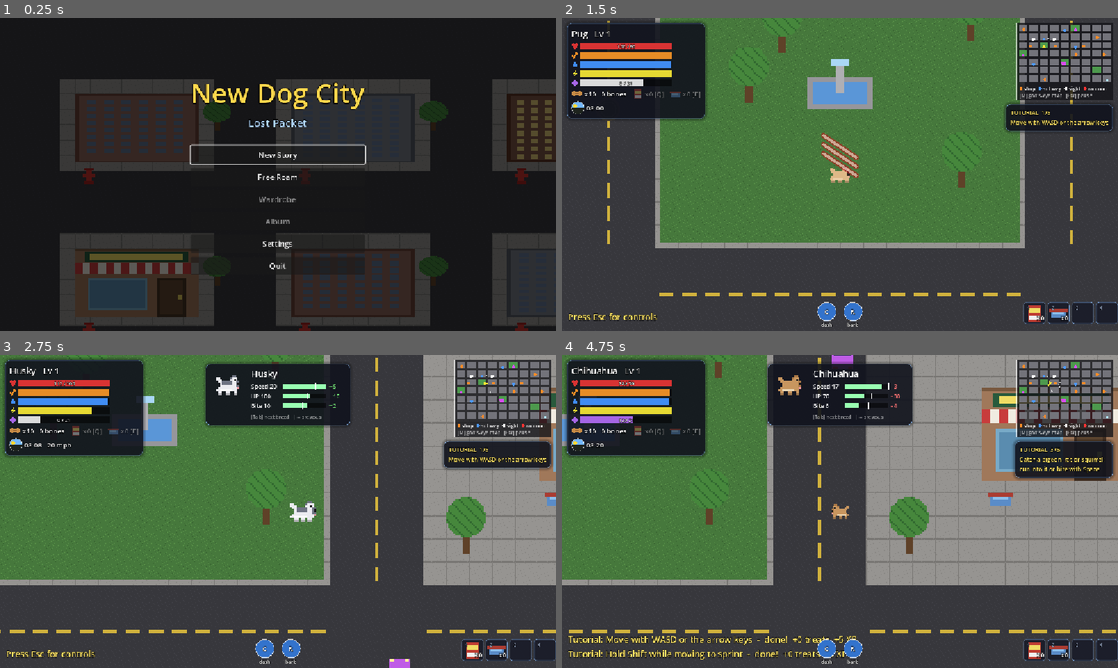
Above: before the commit, frames 1-4 (two rows, left to right).
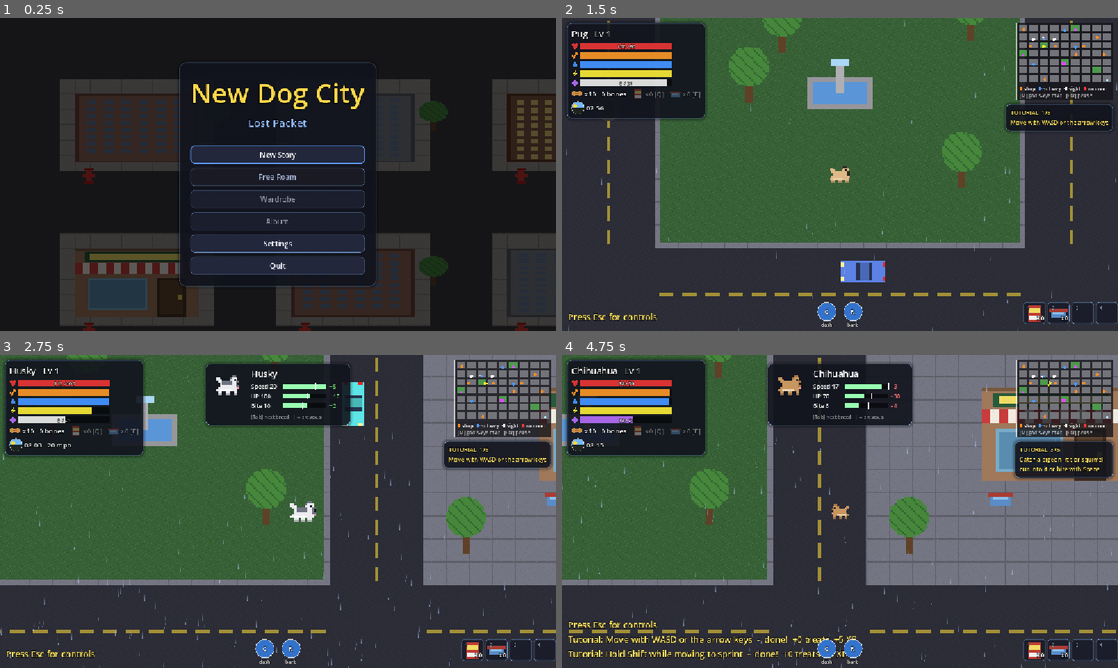
Above: after the commit, the same moments.

Repository: Damon1o/new-dog-city
Game: Godot game, scene res://scenes/Home.tscn
Same seed, same stepped clock (60 frames per second), same inputs: the game is played once before the commit and once after it.
Inputs (mouse positions are in pixels of both pictures, inside the frame that each line leads up to):
- Up to frame 1 (0.25 s): no input
- Up to frame 2 (1.5 s): click (840, 177) at 0.5 s, where only the run before the commit has a clickable "Free Roam"; click (840, 155) at 1.25 s, where only the run after the commit has a clickable "New Story"
- Up to frame 3 (2.75 s): tap Enter at 2 s; move the mouse to (400, 495) at 2.02 s; hold D (move_right) from 2.03 s (still down); hold Shift (sprint) from 2.03 s (still down); tap Tab (breed) at 2.1 s; click (400, 495) at 2.17 s
- Up to frame 4 (4.75 s): release D (move_right) at 2.75 s; release Shift (sprint) at 2.75 s; drag from (728, 527) to (812, 574) at 2.77 s; move the mouse to (895, 442) at 3.52 s; hold D (move_right) 3.53-4.25 s; tap E (water) at 3.6 s; tap Tab (breed) at 3.8 s; drag from (812, 574) to (673, 464) at 4.27 s

The runs differ from the first frame. In frame 1, 10% of the frame differs, in the area x 32-68%, y 14-86%; in frame 2, 6.7%; in frame 3, 16%; in frame 4, 26%, in the area x 0-100%, y 0-100%.

Commit message:
Home restyle: shared theme, glass menu panel, live controls list, Free Roam lock
- Home uses Look.make() and Look.box panels like the HUD
- Settings controls list is built from Keys (shows your rebinds)
- Free Roam opens once the save has story flag ch1_clue (spec open question 4)
- Menu fades in unless reduce motion is on
- smoke: Free Roam locked / unlocked

Co-Authored-By: Claude Opus 5.5 <noreply@anthropic.com>

Diff:
--- a/scripts/ui/home.gd
+++ b/scripts/ui/home.gd
@@ -4,10 +4,10 @@
 
 const GAME_SCENE := "res://scenes/Main.tscn"
 const Save := preload("res://scripts/systems/save.gd")
+const Look := preload("res://scripts/ui/theme.gd")
+const Keys := preload("res://scripts/systems/keys.gd")
 const TILE := 64.0
 const STEP := Vector2(7, 5) * TILE  # one block + one road, same rhythm as the city
-## Keep in sync with the pause panel in scripts/ui/hud.gd.
-const CONTROLS := "WASD / arrows   move\nShift   sprint\nSpace / left click   attack\nF   doors, stairs, burrow\nQ / E   eat Purina / drink water\nTab   change breed\nM   god's-eye map\n1-4   shop and subway choices\nEsc   pause"
 
 var save_path := "user://save.cfg"  # var so the smoke test can point it elsewhere
 var tex := {}
@@ -20,6 +20,7 @@
 var toasts: VBoxContainer
 var vols := {}  # bus name -> HSlider
 var reduce_motion: CheckBox
+var free_roam: Button
 
 ## A save counts once it has a dog: restart() leaves a "ui"-only file (volumes), which is no save.
 static func has_save(path: String) -> bool:
@@ -28,6 +29,7 @@
 
 func _ready() -> void:
 	set_anchors_and_offsets_preset(Control.PRESET_FULL_RECT)
+	theme = Look.make()
 	Sound.music("home_theme")
 	for n in ["road", "sidewalk", "building_a", "building_b", "building_c", "bodega", "tree", "hydrant"]:
 		tex[n] = load("res://assets/%s.png" % n)
@@ -45,18 +47,24 @@
 	var center := CenterContainer.new()
 	add_child(center)
 	center.set_anchors_and_offsets_preset(Control.PRESET_FULL_RECT)
+	var cfg := ConfigFile.new()
+	cfg.load(save_path)
+	Keys.apply(cfg.get_value("ui", "keys", {}))  # the controls list shows your bindings
 	menu = VBoxContainer.new()
 	menu.add_theme_constant_override("separation", 8)
-	center.add_child(menu)
+	var menu_panel := panel()
+	menu_panel.add_child(menu)
+	center.add_child(menu_panel)
+	menu.visibility_changed.connect(func(): menu_panel.visible = menu.visible)
 	label(menu, 56, Color(1, 0.85, 0.3)).text = "New Dog City"
-	label(menu, 22, Color(0.7, 0.85, 1)).text = "Lost Packet"
+	label(menu, 22, Look.ACCENT.lightened(0.35)).text = "Lost Packet"
 	var gap := Control.new()
 	gap.custom_minimum_size.y = 16
 	menu.add_child(gap)
 	continue_btn = button("Continue", start_game)
 	button("New Story", new_story)
-	# ponytail: spec open question 4 locks Free Roam until Story flag ch1_clue; Story (M5-1) isn't in yet, so it's always open.
-	button("Free Roam", start_game)
+	# spec open question 4: Free Roam opens once the story reaches ch1_clue.
+	free_roam = button("Free Roam", start_game)
 	for b in [button("Wardrobe", soon.bind("Wardrobe")), button("Album", soon.bind("Album"))]:  # M4-11, M5-5
 		b.modulate.a = 0.55  # not built yet: dimmed, press shows a "coming soon" toast
 	button("Settings", open_settings)
@@ -77,8 +85,6 @@
 	sv.add_theme_constant_override("separation", 6)
 	settings_panel.add_child(sv)
 	label(sv, 24).text = "SETTINGS"
-	var cfg := ConfigFile.new()
-	cfg.load(save_path)
 	for bus in ["Master", "Music", "SFX", "Ambience"]:
 		label(sv, 14).text = "Volume" if bus == "Master" else bus
 		var sl := HSlider.new()
@@ -95,7 +101,14 @@
 	reduce_motion.button_pressed = cfg.get_value("ui", "reduce_motion", false)
 	sv.add_child(reduce_motion)
 	label(sv, 16, Color(1, 0.9, 0.4)).text = "Controls"
-	label(sv, 13).text = CONTROLS
+	var keys := GridContainer.new()
+	keys.columns = 2
+	keys.add_theme_constant_override("h_separation", 18)
+	for a: String in Keys.DEFAULTS:
+		label(keys, 13, Look.DIM).text = Keys.DEFAULTS[a][0]
+		label(keys, 13).text = Keys.label(a)
+	sv.add_child(keys)
+	label(sv, 12, Look.DIM).text = "Esc pauses. Rebind keys from the pause menu in game."
 	button("Back", save_settings, sv)
 	center.add_child(settings_panel)
 
@@ -144,10 +157,17 @@
 
 func show_menu() -> void:
 	continue_btn.visible = has_save(save_path)
+	var cfg := ConfigFile.new()
+	cfg.load(save_path)
+	free_roam.disabled = not "ch1_clue" in cfg.get_value("story", "flags", [])
+	free_roam.tooltip_text = "Unlocks once you find Sam's first clue" if free_roam.disabled else ""
 	menu.visible = true
 	confirm_panel.visible = false
 	settings_panel.visible = false
 	(continue_btn if continue_btn.visible else menu.get_child(4)).grab_focus.call_deferred()
+	if not reduce_motion.button_pressed:
+		menu.modulate.a = 0.0
+		menu.create_tween().tween_property(menu, "modulate:a", 1.0, 0.25)
 
 func start_game() -> void:
 	get_tree().change_scene_to_file(GAME_SCENE)
@@ -215,9 +235,5 @@
 
 func panel() -> PanelContainer:
 	var p := PanelContainer.new()
-	var sb := StyleBoxFlat.new()
-	sb.bg_color = Color(0.05, 0.05, 0.08, 0.94)
-	sb.set_corner_radius_all(6)
-	sb.set_content_margin_all(14)
-	p.add_theme_stylebox_override("panel", sb)
+	p.add_theme_stylebox_override("panel", Look.box(Look.BG, 14, Look.EDGE, 24))
 	return p
--- a/tests/smoke.gd
+++ b/tests/smoke.gd
@@ -28,6 +28,11 @@
 	dog.save(SAVE)
 	home.show_menu()
 	assert(home.continue_btn.visible, "save: Continue shown")
+	assert(home.free_roam.disabled, "Free Roam locked before ch1_clue")
+	dog.set_value("story", "flags", ["ch1_clue"])
+	dog.save(SAVE)
+	home.show_menu()
+	assert(not home.free_roam.disabled, "Free Roam opens at ch1_clue")
 	home.new_story()
 	assert(home.confirm_panel.visible and not home.menu.visible, "New Story over a save confirms")
 	home.show_menu()
